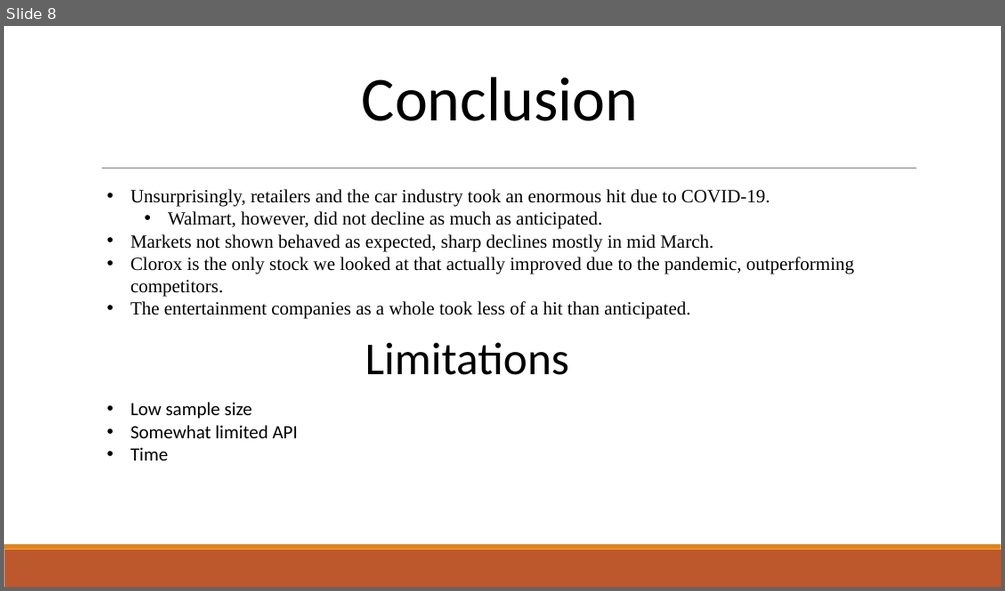
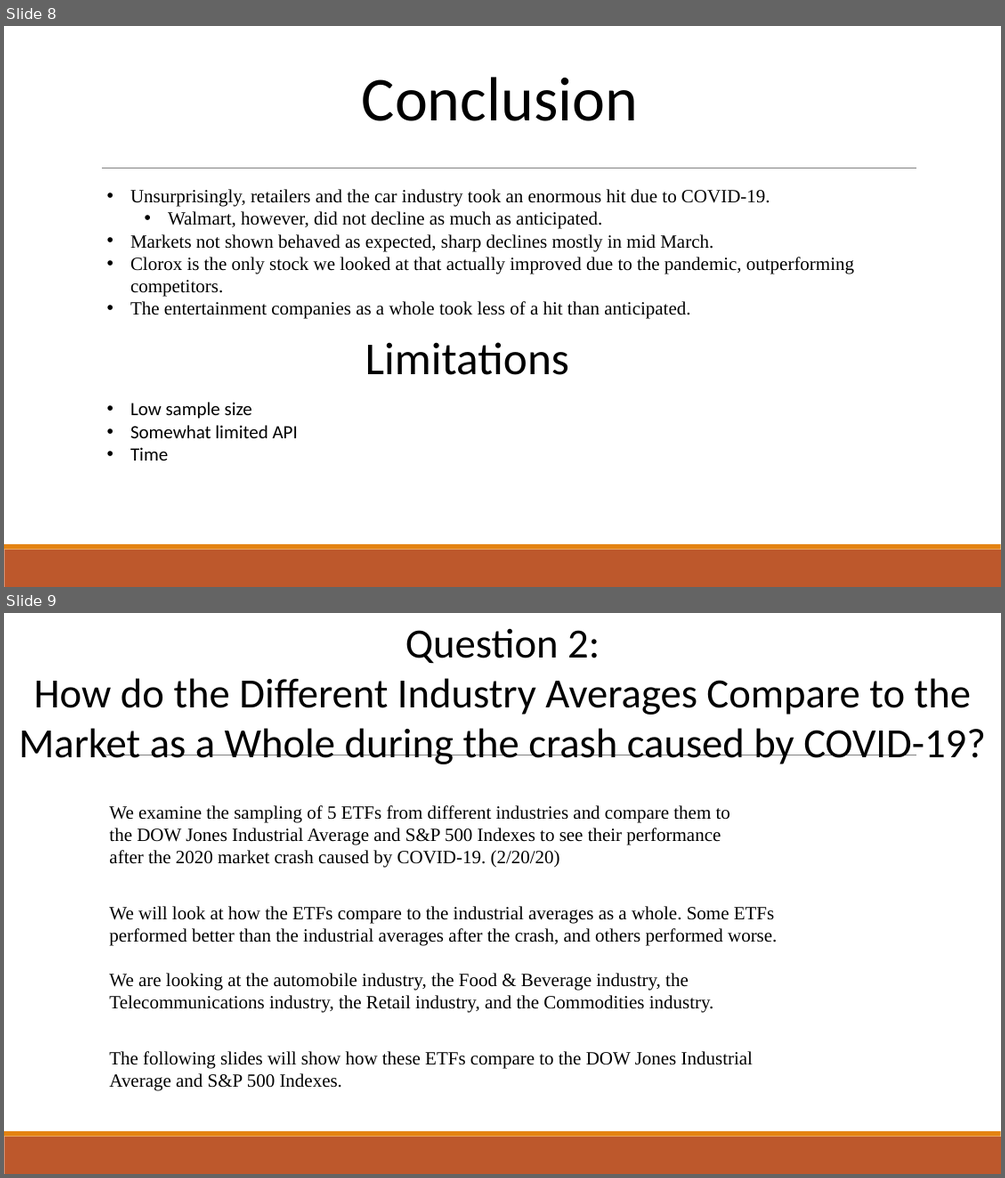
Before and after one commit to Sal-r/Corona-Virus-Vs-Stock-Market, a slide deck: Final/Presentations/COVID-19 Stock Presentation.pptx. Shown one above the other, each under a label of ours: slide 8 before the commit, slides 8 and 9 after it. The pictures are 1005x591 and 1005x1178 pixels, drawn with LibreOffice and Linux fonts; fonts in the diff are those of the drawing; background and template pictures are left out. Boxes give left, top, right and bottom in pixels: in the first picture for what was removed or moved away, otherwise in the second. Text is boxed around its words. In the diff, an @@ line names an element or a change of style, - is before the commit and + after.

```diff
--- a/Final/Presentations/COVID-19 Stock Presentation.pptx
+++ b/Final/Presentations/COVID-19 Stock Presentation.pptx
@@ slide 9 added at (4,613,1001,1174), background picture (left out); not listed: 3 template elements that a slide beside it also shows @@
@@ text added at (19,628,986,764), 40 pt, text #000000 @@
+Question 2:
+How do the Different Industry Averages Compare to the Market as a Whole during the crash caused by COVID-19?
@@ text added at (109,805,730,868), 18 pt, text #000000 @@
+We examine the sampling of 5 ETFs from different industries and compare them to the DOW Jones Industrial Average and S&P 500 Indexes to see their performance after the 2020 market crash caused by COVID-19. (2/20/20)
@@ text added at (109,906,777,1013), 18 pt, text #000000 @@
+We will look at how the ETFs compare to the industrial averages as a whole. Some ETFs performed better than the industrial averages after the crash, and others performed worse.
+We are looking at the automobile industry, the Food & Beverage industry, the Telecommunications industry, the Retail industry, and the Commodities industry.
@@ text added at (109,1051,752,1091), 18 pt, text #000000 @@
+The following slides will show how these ETFs compare to the DOW Jones Industrial Average and S&P 500 Indexes.
```
Also in this commit, not shown: 1 slide changed, 6 other slides added, 3 slides removed, 11 other files.
